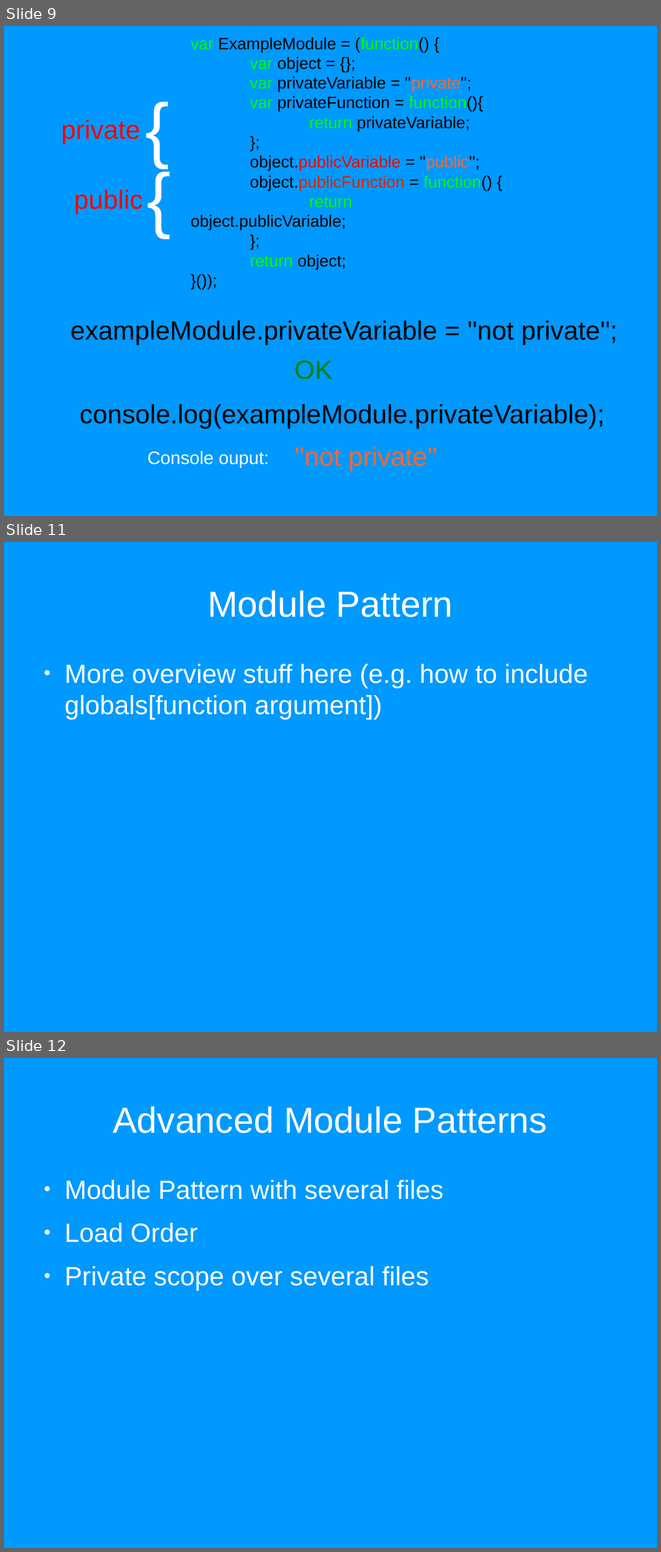
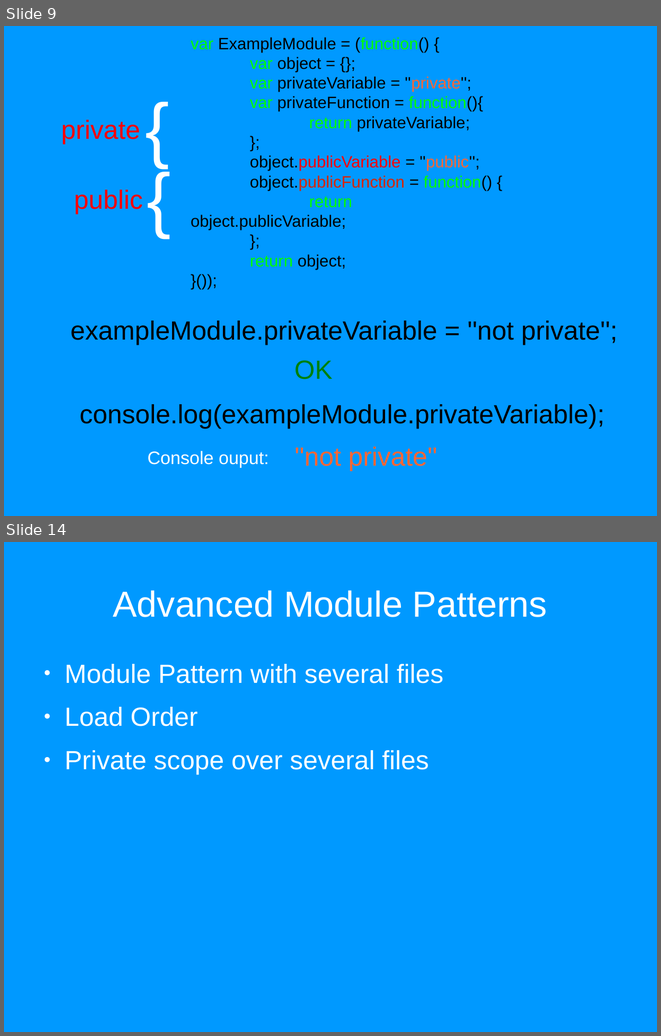
Before and after one commit to sattler/javascript-seminar-2015, a slide deck: presentation/Presentation.odp. Shown one above the other, each under a label of ours: slides 9, 11 and 12 before the commit, slides 9 and 14 after it; the slides between them are not shown. The pictures are 661x1552 and 661x1036 pixels, drawn with LibreOffice and Linux fonts; fonts in the diff are those of the drawing. Boxes give left, top, right and bottom in pixels: in the first picture for what was removed or moved away, otherwise in the second. Text is boxed around its words. In the diff, an @@ line names an element or a change of style, - is before the commit and + after.

```diff
--- a/presentation/Presentation.odp
+++ b/presentation/Presentation.odp
@@ slide 11 removed at [4,542,657,1032], background #0099FF @@
@@ title removed at [208,590,453,617] @@
-Module Pattern
@@ text removed at [64,664,588,720] @@
-● More overview stuff here (e.g. how to include globals[function argument])
@@ what was slide 12 is now slide 14 @@
```
Also in this commit, not shown: 3 slides changed, 4 slides added, 1 other slide removed.
